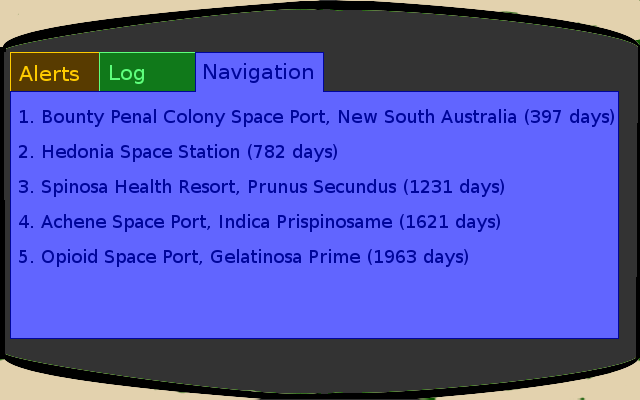
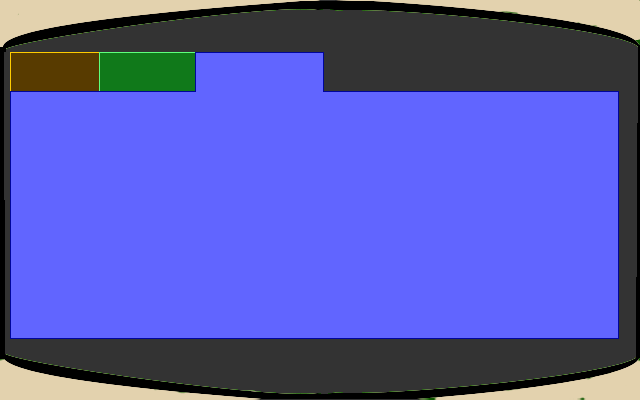
Revision of a layered 640x400 image; what changed, layer by layer:
hid "Navigation" over [left=204, top=63, right=313, bottom=83]
hid "Log" over [left=110, top=65, right=144, bottom=84]
hid "Alerts" over [left=19, top=65, right=79, bottom=81]
hid "1. Bounty Penal Colony Space P..." over [left=19, top=109, right=614, bottom=267]
